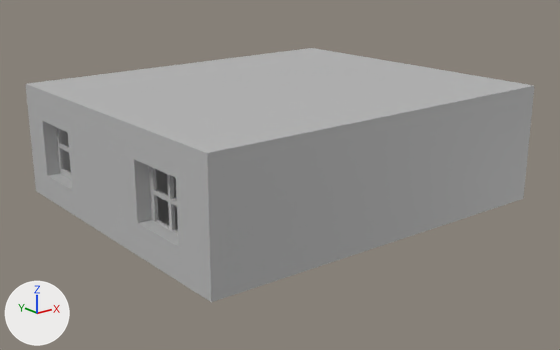
What one commit did to the Blender file Assets/Environment/Factory_Room.blend.
Before and after are seen from a 50 mm camera at (-57.8, -62.5, 25.5) aimed at (-9.9, -2.7, 1.6). Lighting does not change. The marker at lower left points along +X, +Y and +Z.
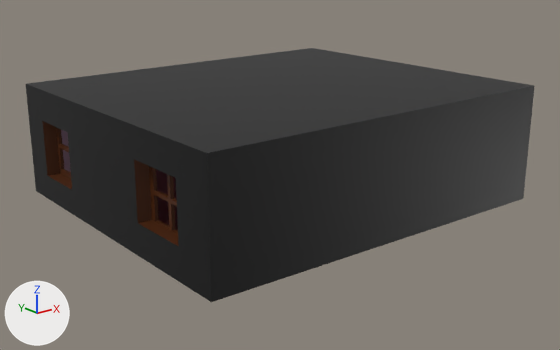
Where the change shows, as pixel boxes [x1, y1, x2, y2] in the pictures (560 x 350 px):
'Cube', surface changed (grey to black)
    both: [26, 48, 534, 302]

The change, as a diff of the scene's bpy script:
```diff
--- a/Assets/Environment/Factory_Room.blend.py
+++ b/Assets/Environment/Factory_Room.blend.py
@@ img_factory_room @@
+img_factory_room = load_image('Factory Room', 'Factory Room.png', 4096, 4096, 'sRGB')
@@ mat_material @@
 mat_material = principled_material('Material')
-mat_material.base_color = (0.5, 0.5, 0.5)  # grey #bcbcbc
+mat_material.texture = img_factory_room
```
